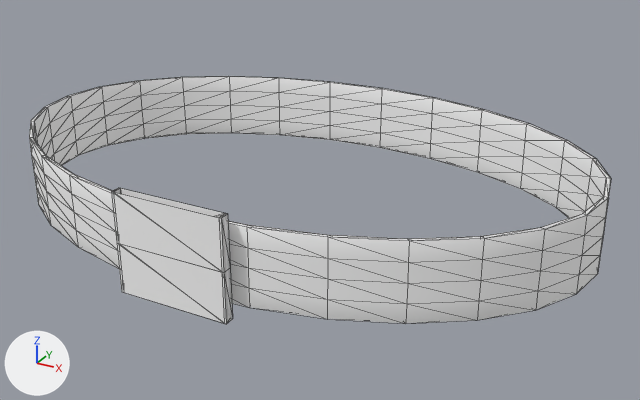
The glTF model assets/templates/female/belt.glb as it was, and as the next commit left it.
Both versions are drawn from a 50 mm lens placed at (0.231, -0.445, 1.204), pointed at (0.015, -0.053, 1.008). The axes (+X, +Y, +Z) are drawn at lower left. The lights are the same throughout. The picture after the commit comes second. Mesh edges are drawn as thin lines.

Objects in the first picture: 'accessory_belt_female'.
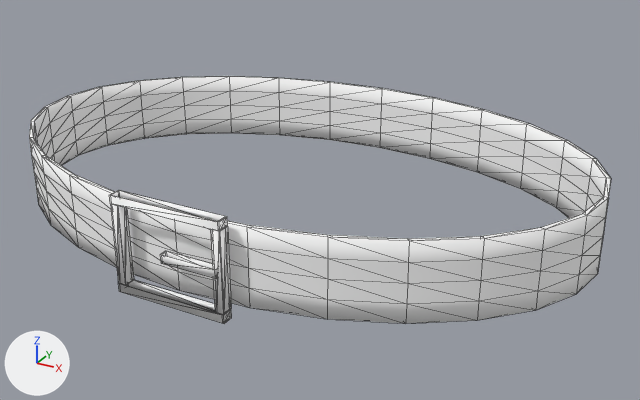
Location of each change, [x1, y1, x2, y2] in pixels of the pictures (640 x 400 px):
part 1 of me_accessory_belt_female, added
    after: [160, 251, 218, 279]
part 2 of me_accessory_belt_female, reshaped
    before: [111, 188, 232, 324]
    after: [109, 190, 232, 324]

The change, as a diff of the scene's bpy script:
```diff
--- a/assets/templates/female/belt.glb.py
+++ b/assets/templates/female/belt.glb.py
@@ me_accessory_belt_female @@
 # used by ob_accessory_belt_female; location = (0.0, 0.0, 0.0)
-me_accessory_belt_female.from_pydata(...)  # 304 vertices, 608 faces; spans x -0.166..0.166, y -0.167..0.059, z 0.994..1.046
+me_accessory_belt_female.from_pydata(...)  # 352 vertices, 720 faces; spans x -0.166..0.166, y -0.17..0.059, z 0.995..1.045
+# me_accessory_belt_female part 1: a new loose piece of 16 vertices spanning x -0.002..0.028, y -0.17..-0.166, z 1.018..1.022, in mat_accessory_belt_female_mat (white #ffffff)
+# me_accessory_belt_female part 2
+# 4 vertices are removed from x -0.03..0.03, y -0.167..-0.162, z 1.046
+# 40 faces are deleted
+# 4 vertices in x -0.03..0.03, y -0.167, z 1.02 move by (0.0, -0.001, 0.025)
+# 4 vertices in x -0.03..0.03, y -0.162, z 1.02 move by (0.0, 0.0, 0.025)
+# 4 vertices in x -0.03..0.03, y -0.167, z 0.994 move by (0.0, -0.001, 0.001)
+# 4 vertices in x -0.03..0.03, y -0.162, z 0.994 move by (0.0, 0.0, 0.001)
+# 4 vertices move from x -0.029..0.029, y -0.167..-0.162, z 1.046 to x -0.029..0.029, y -0.168..-0.162, z 1.041
+# 28 vertices are added at x -0.03..0.03, y -0.168..-0.162, z 0.999..1.041
+# 8 new vertices lie (0.0, 0.0, 0.004) away from vertices in x -0.03..0.03, y -0.167..-0.162, z 0.994
+# 120 new faces join them
 me_accessory_belt_female.materials.append(mat_accessory_belt_female_mat)
```
